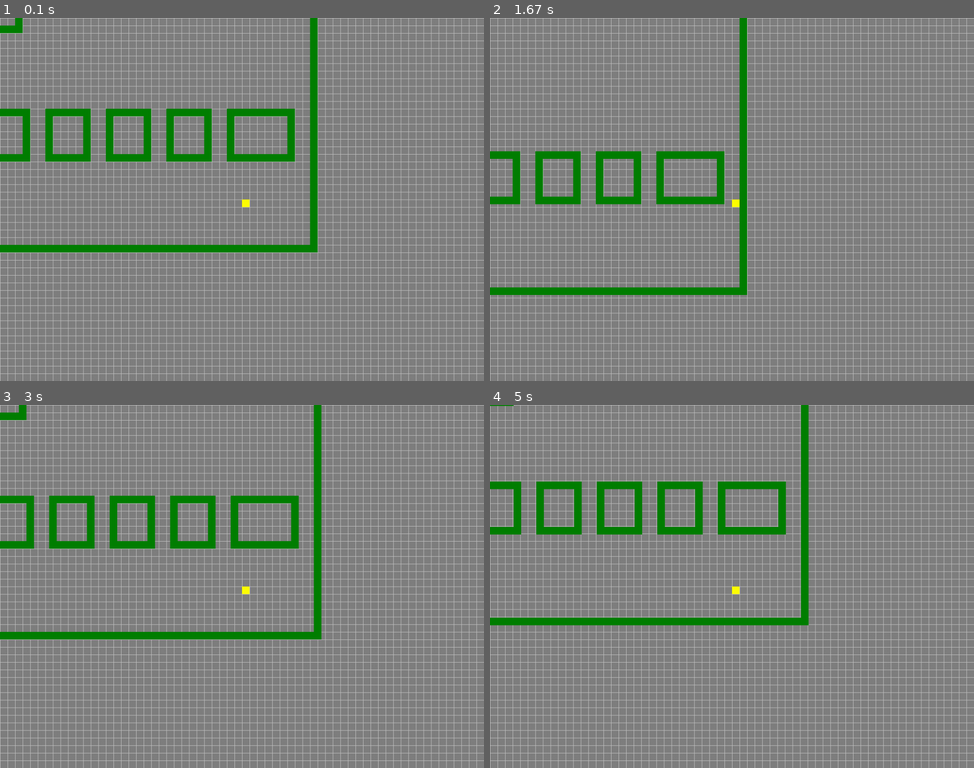
Above: before the commit, frames 1-4 (two rows, left to right).
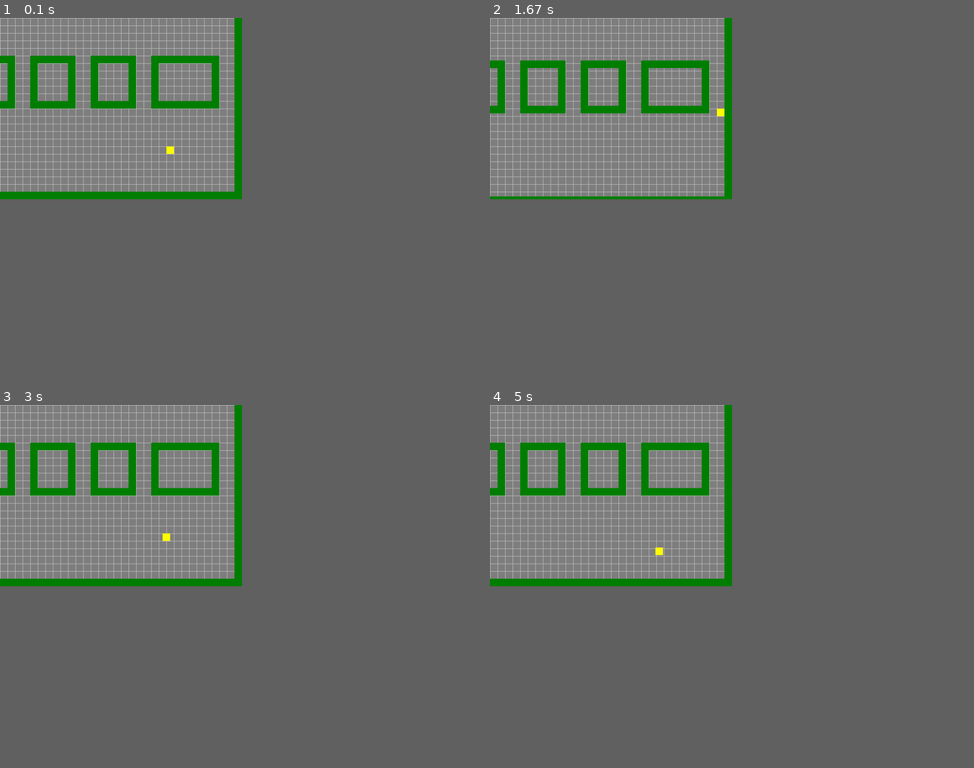
Above: after the commit, the same moments.

Repository: Abdul-MughisA/AAM-Project
Game: pygame game, started from NEW/main.py
Same seed, same stepped clock (60 frames per second), same inputs: the game is played once before the commit and once after it.
Inputs:
- Up to frame 1 (0.1 s): no input
- Up to frame 2 (1.67 s): hold Right 0.33-0.8 s; hold Up 0.83-1.13 s
- Up to frame 3 (3 s): hold Left 1.67-2.2 s; hold Down 2.23-2.53 s; hold Left 2.57-2.97 s
- Up to frame 4 (5 s): hold Up 3-3.37 s; hold Right 3.4-4.03 s; hold Down 4.07-4.43 s; hold Left 4.47-4.93 s; hold Right from 4.97 s (still down)
The window is 900x675 before the commit and 450x337 after it. Grey fills any space a smaller window leaves; there, only what the larger window draws over its background counts as a difference.

The runs differ from the first frame. In frame 1, 22% of the frame differs, in the area x 0-100%, y 0-100%; in frame 2, 20%; in frame 3, 22%; in frame 4, 21%.

Commit message:
Scrolling Map

Diff:
--- a/NEW/settings.py
+++ b/NEW/settings.py
@@ -16,8 +16,8 @@
 NAVY = (0, 0, 128)
 
 TITLE = "Logic Express"
-WIDTH = 1024
-HEIGHT = 768
+WIDTH = 512
+HEIGHT = 384
 FPS = 60
 BGCOLOUR = GREY
 
--- a/NEW/tilemap.py
+++ b/NEW/tilemap.py
@@ -27,4 +27,10 @@
     def update(self, target):
         x = -target.rect.x + int(WIDTH/2)
         y = -target.rect.y + int(HEIGHT/2)
+
+        # limit scrolling to map size
+        x = min(0, x) # sets x to whichever is smaller
+        y = min(0, y)
+        x = max(-(self.width - WIDTH), x)
+        y = max(-(self.height - HEIGHT), y)
         self.camera = pygame.Rect(x, y, self.width, self.height)
